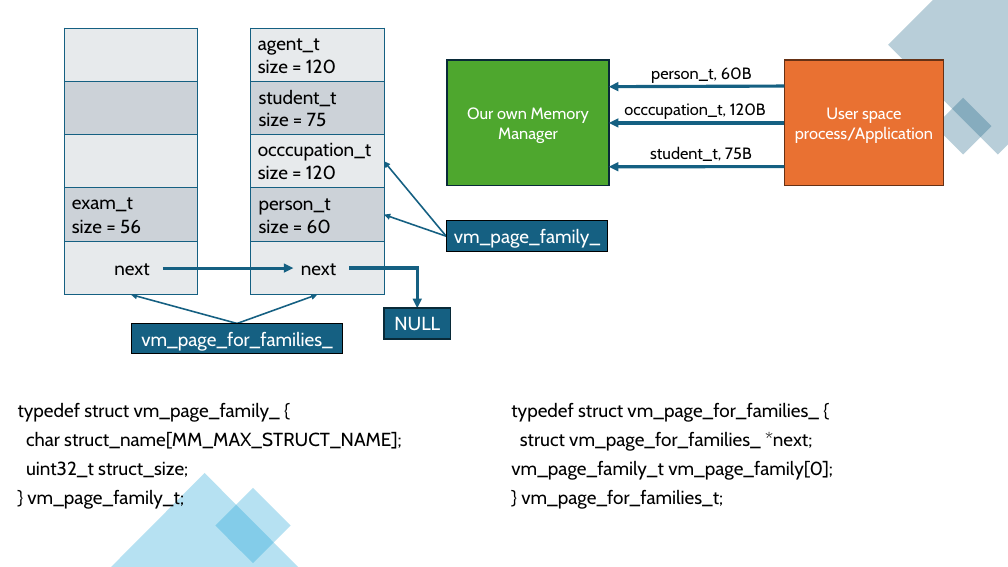
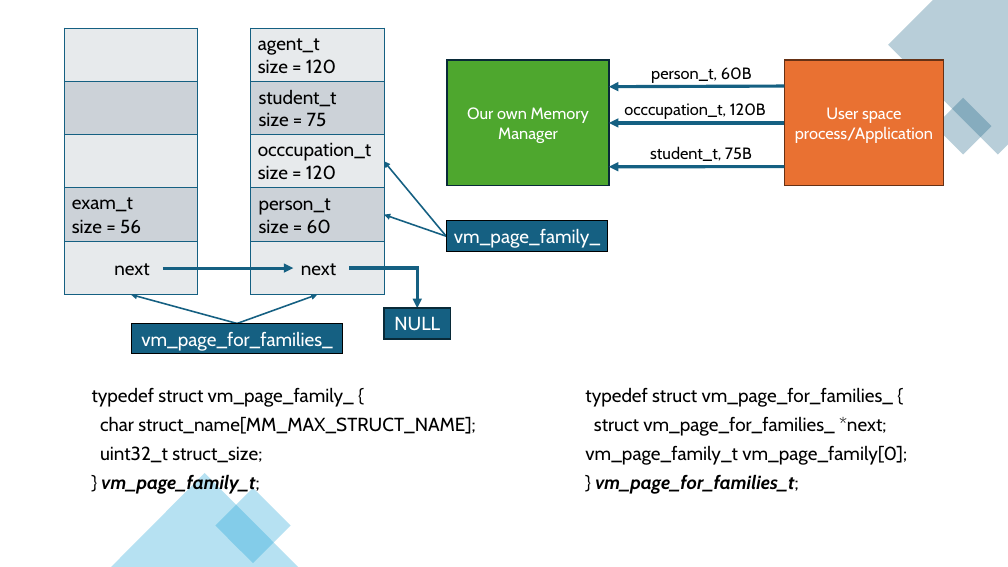
Before and after one commit to Mahmoud-Abdelraouf/STmicro-System-Programming-under-Linux, a slide deck: slide 19 of 04.Advanced/Tasks/Heap_Memory_Manager/HeapMemoryManagement.pptx. Drawn at 1008x567 pixels with LibreOffice and Linux fonts; fonts in the diff are those of the drawing. Boxes give left, top, right and bottom in pixels: in the first picture for what was removed or moved away, otherwise in the second. Text is boxed around its words. In the diff, an @@ line names an element or a change of style, - is before the commit and + after.

```diff
--- a/04.Advanced/Tasks/Heap_Memory_Manager/HeapMemoryManagement.pptx
+++ b/04.Advanced/Tasks/Heap_Memory_Manager/HeapMemoryManagement.pptx
@@ text "typedef struct vm_page_family_ {": place and size @@
-text "typedef struct vm_page_family_ {" at bbox=[18, 402, 402, 509]
+text "typedef struct vm_page_family_ {" at bbox=[92, 387, 476, 494]
@@ text "typedef struct vm_page_for_families_ {": place and size @@
-text "typedef struct vm_page_for_families_ {" at bbox=[511, 402, 833, 509]
+text "typedef struct vm_page_for_families_ {" at bbox=[585, 387, 907, 494]
@@ text at bbox=[101, 473, 259, 494]: bold on, italic on in "vm_page_family_t;" @@
@@ text at bbox=[595, 474, 798, 494]: bold on, italic on in "vm_page_for_families_t;" @@
```
Also in this commit, not shown: 12 other slides changed, 5 slides added.
